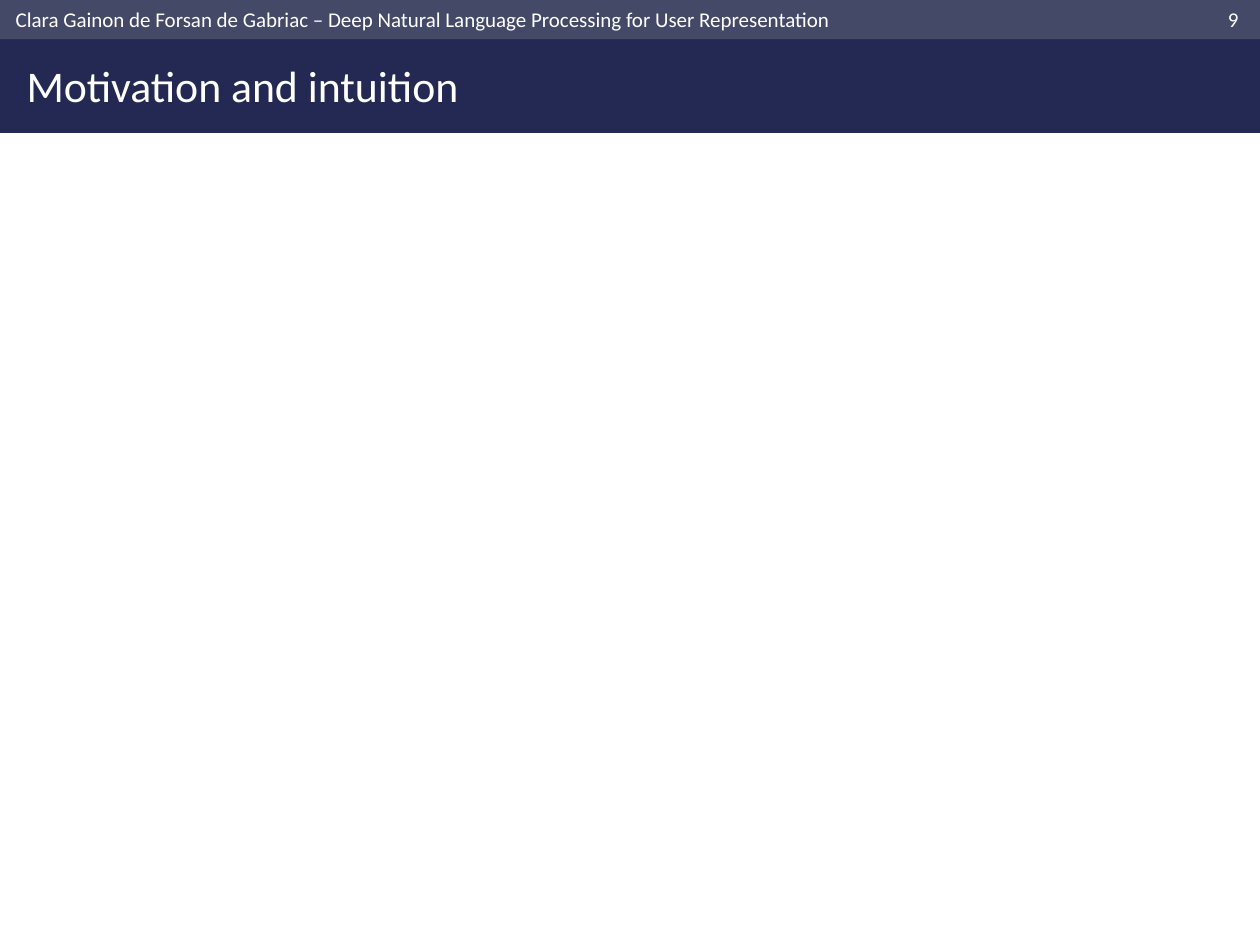
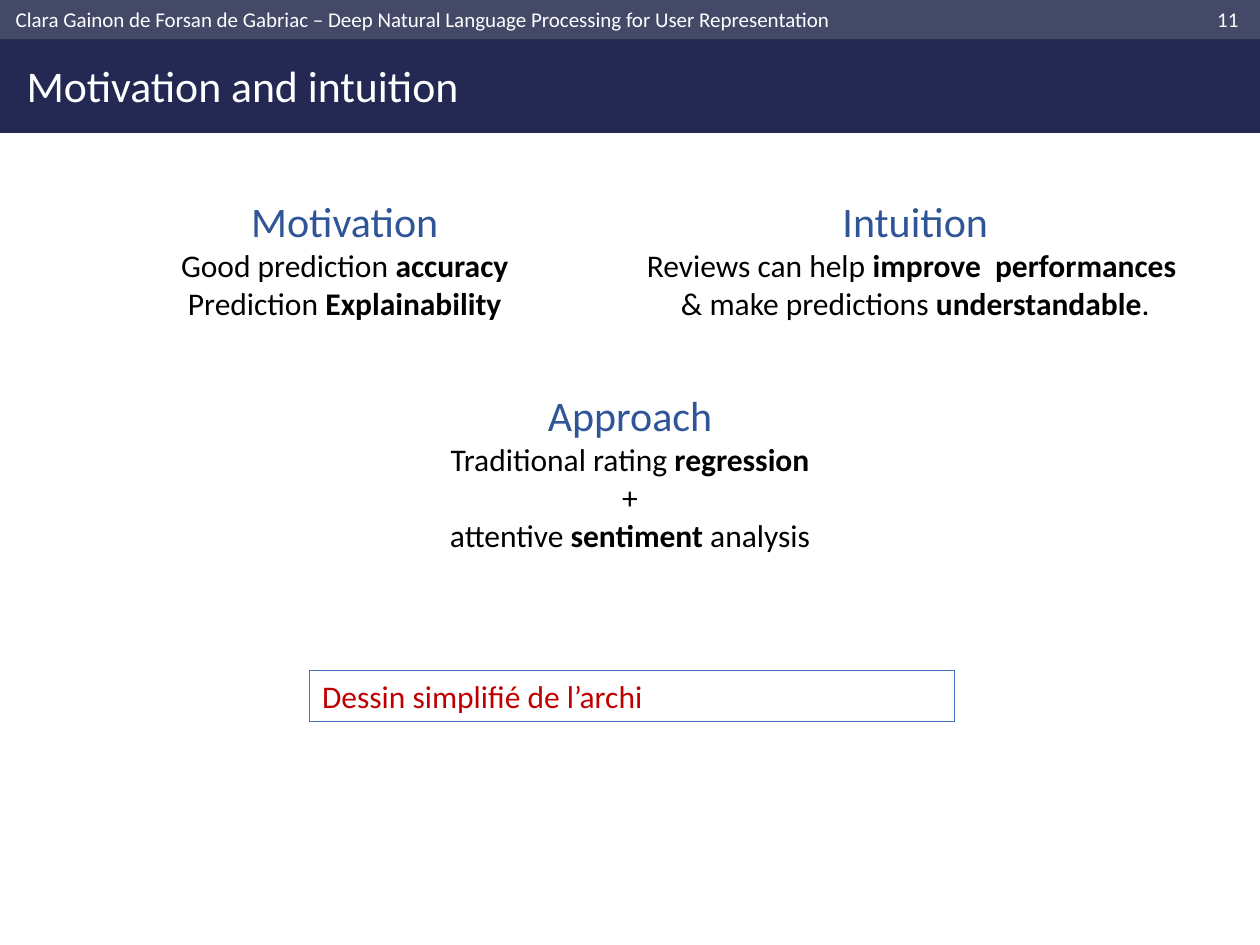
Before and after one commit to clara-gdef/defense, a slide deck: slide 12 of defense.pptx (slide 10 before the commit). Drawn at 1260x945 pixels with LibreOffice and Linux fonts; fonts in the diff are those of the drawing; background and template pictures are left out. Boxes give left, top, right and bottom in pixels: in the first picture for what was removed or moved away, otherwise in the second. Text is boxed around its words. In the diff, an @@ line names an element or a change of style, - is before the commit and + after.

```diff
--- a/defense.pptx
+++ b/defense.pptx
@@ page number at (1217, 13, 1238, 27): text changed @@
-9
+11
@@ text added at (181, 208, 509, 320), 18 pt, text #000000 @@
+Motivation
+Good prediction accuracy
+Prediction Explainability
@@ text added at (647, 208, 1176, 320), 18 pt, text #000000 @@
+Intuition
+Reviews can help improve performances
+& make predictions understandable.
@@ text added at (450, 402, 810, 552), 18 pt, text #000000 @@
+Approach
+Traditional rating regression
++
+attentive sentiment analysis
@@ rectangle added at (310, 670, 955, 721), outline #4472C4 0.75 pt, 18 pt, text #C00000 @@
+Dessin simplifié de l’archi
```
Also in this commit, not shown: 6 other slides changed, 7 slides added, 4 slides removed, 2 other files.
